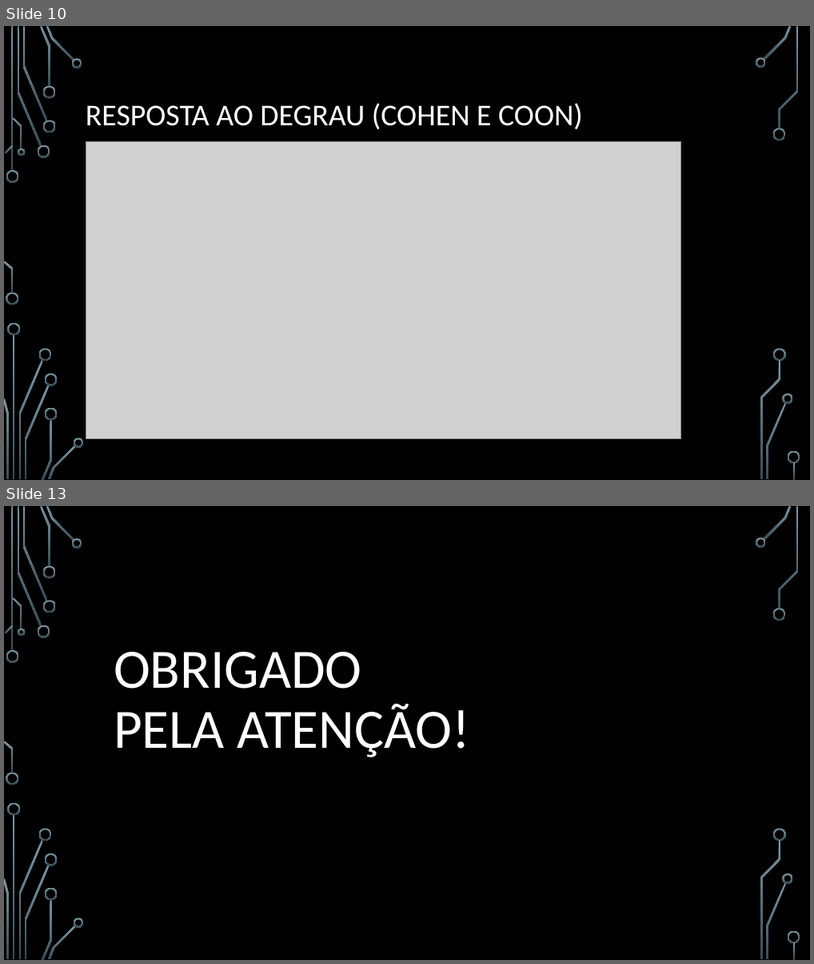
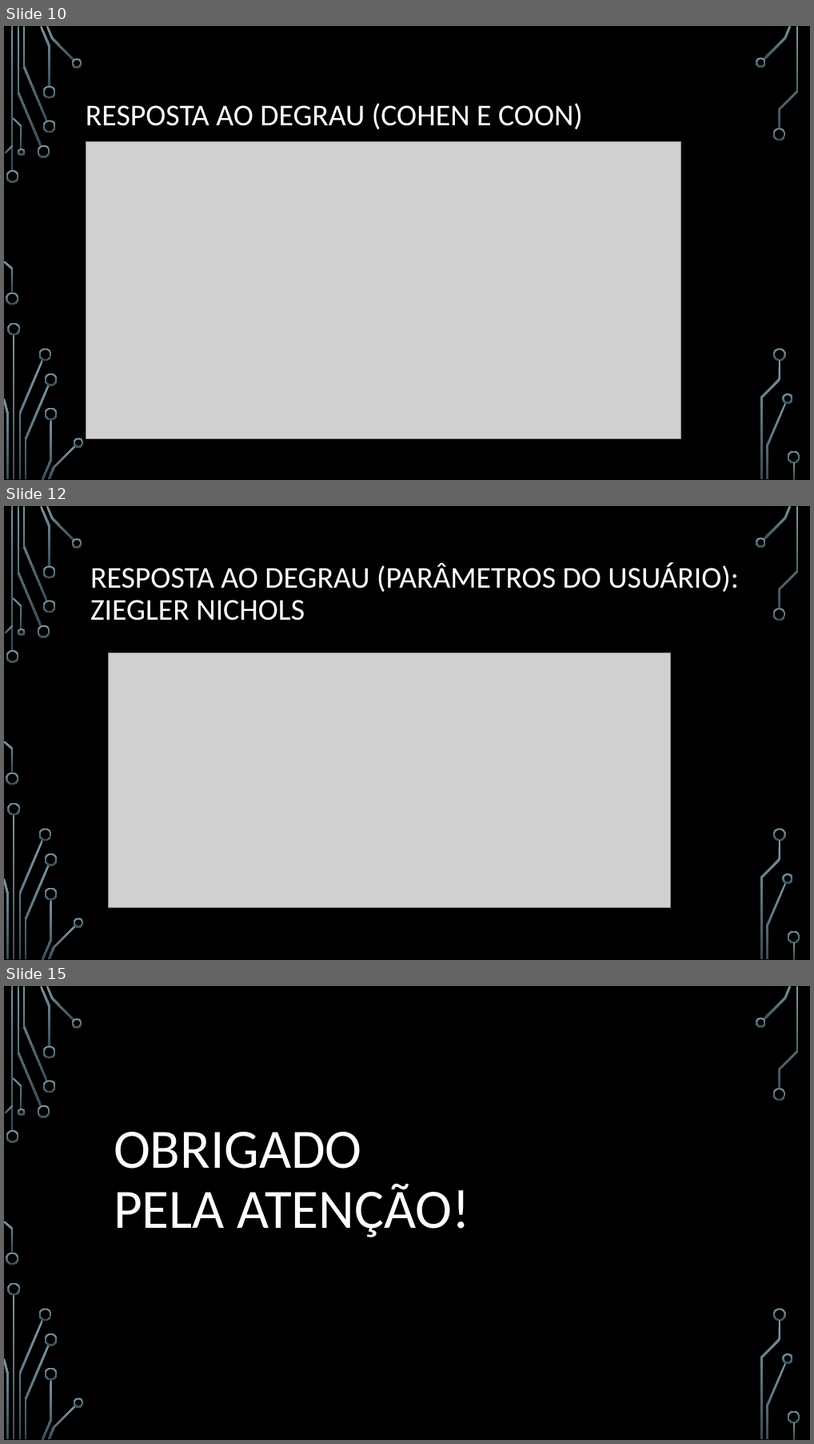
Before and after one commit to MathCarv/C213, a slide deck: documents/Trabalho de Sistemas Embarcados (C213).pptx. Shown one above the other, each under a label of ours: slides 10 and 13 before the commit, slides 10, 12 and 15 after it; the slides between them are not shown. The pictures are 814x964 and 814x1444 pixels, drawn with LibreOffice and Linux fonts; fonts in the diff are those of the drawing; grey boxes stand for pictures; background and template pictures are left out. Boxes give left, top, right and bottom in pixels: in the first picture for what was removed or moved away, otherwise in the second. Text is boxed around its words. In the diff, an @@ line names an element or a change of style, - is before the commit and + after.

```diff
--- a/documents/Trabalho de Sistemas Embarcados (C213).pptx
+++ b/documents/Trabalho de Sistemas Embarcados (C213).pptx
@@ slide 12 added at (x1=4, y1=506, x2=810, y2=960), background picture (left out); not listed: 36 template elements that a slide beside it also shows @@
@@ text added at (x1=90, y1=562, x2=738, y2=620), 36 pt, text #FFFFFF @@
+RESPOSTA AO DEGRAU (PARÂMETROS DO USUÁRIO): ZIEGLER NICHOLS
@@ picture added at (x1=108, y1=653, x2=671, y2=907) @@
@@ what was slide 13 is now slide 15 @@
```
Also in this commit, not shown: 2 slides changed, 1 other slide added, 5 other files.
